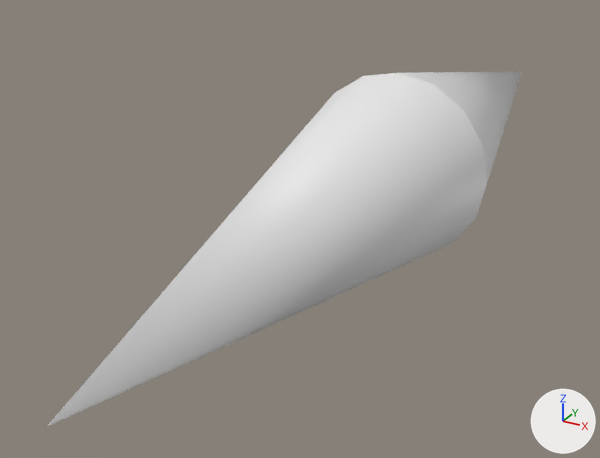
The OBJ model xkill-models/ProjectileMesh.obj: old version first, new version second.
Camera for both pictures: a 50 mm camera at (0.155, -0.384, 0.145) aimed at (-0.037, -0.035, -0.029). The axes (+X, +Y, +Z) are drawn at lower right. The lights are the same throughout. Where no turn or scale is listed for an object, it has been applied to the vertices.

Objects in the first picture: 'ProjectileMesh'.
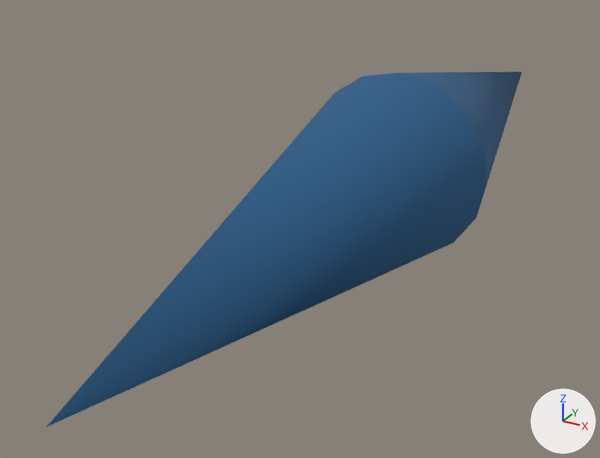
Location of each change, (x1, y1, x2, y2) in pixels of the pictures (600 x 458 px):
```json
{"object": "ProjectileMesh", "change": "recoloured", "before": [47, 72, 522, 426], "after": [47, 72, 522, 426], "on screen": "white to blue"}
```

Scene script edits in JSON lines:
```json
{"op": "add", "block": "img_projectile_dds", "code": ["img_projectile_dds = load_image('projectile.dds', '../xkill-textures/projectile.dds', 512, 512, 'sRGB')"]}
{"op": "add", "block": "mat_initialshadinggroup", "code": ["mat_initialshadinggroup = principled_material('initialShadingGroup')", "mat_initialshadinggroup.texture = img_projectile_dds", "mat_initialshadinggroup.roughness = 1.0"]}
{"block": "me_projectilemesh", "where": "me_projectilemesh.from_pydata(...)  # 18 vertices, 32 faces; spans x -0.05..0.05, y -0.25..0.25, z -0.05..0.05"}
{"op": "add", "block": "me_projectilemesh", "code": "me_projectilemesh.materials.append(mat_initialshadinggroup)  # picture img_projectile_dds"}
```
